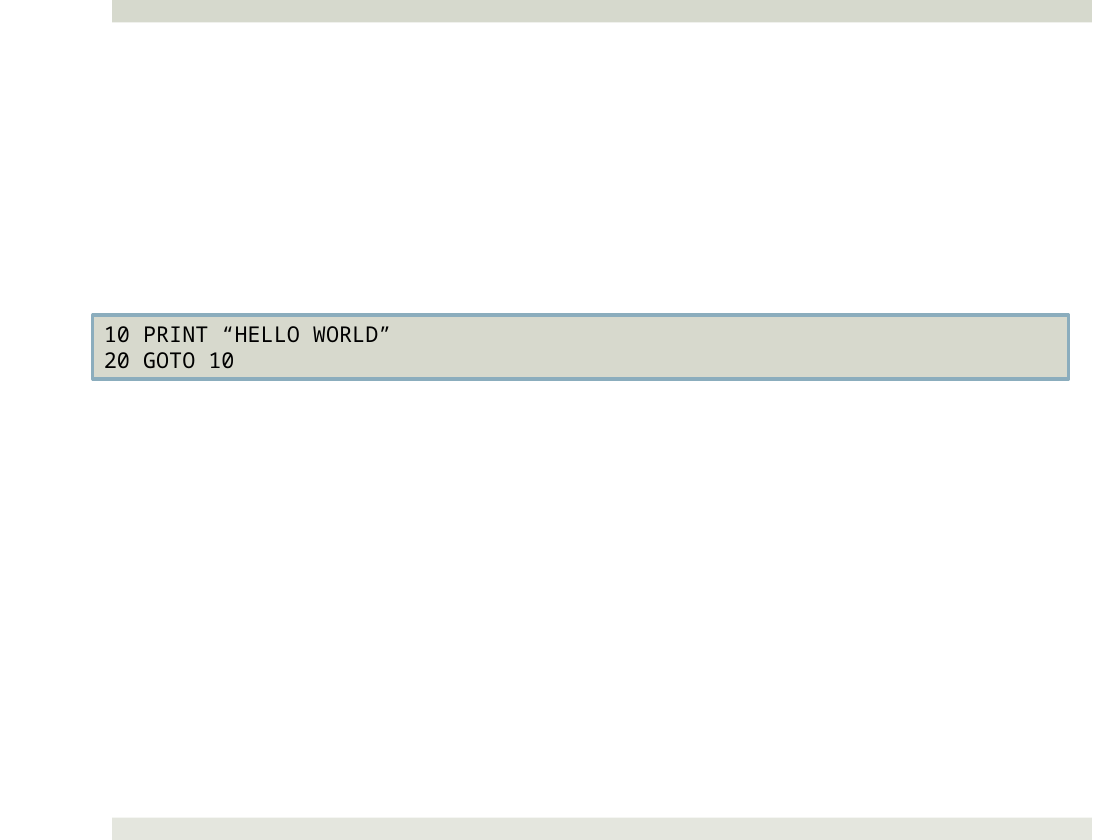
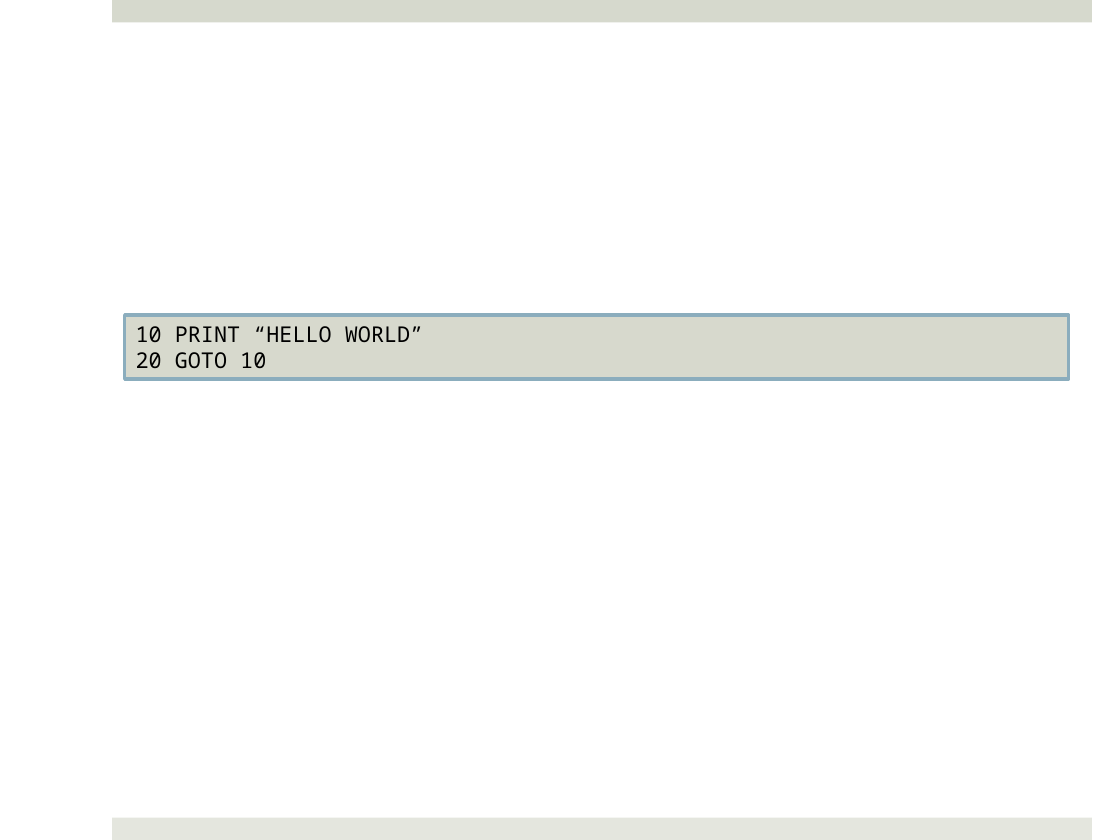
Before and after one commit to saga-project/saga-cpp-legacy-projects, a slide deck: slide 2 of misc/SAGA Slide Template.pptx. Drawn at 1120x840 pixels with LibreOffice and Linux fonts; fonts in the diff are those of the drawing; background and template pictures are left out. Boxes give left, top, right and bottom in pixels: in the first picture for what was removed or moved away, otherwise in the second. Text is boxed around its words. In the diff, an @@ line names an element or a change of style, - is before the commit and + after.

Commit message:
Adjusted alignment

```diff
--- a/misc/SAGA Slide Template.pptx
+++ b/misc/SAGA Slide Template.pptx
@@ rectangle "10 PRINT “HELLO WORLD”": place and size @@
-rectangle "10 PRINT “HELLO WORLD”" at bbox=[93, 315, 1068, 379]
+rectangle "10 PRINT “HELLO WORLD”" at bbox=[124, 315, 1068, 379]
```
Also in this commit, not shown: 1 slide removed.
